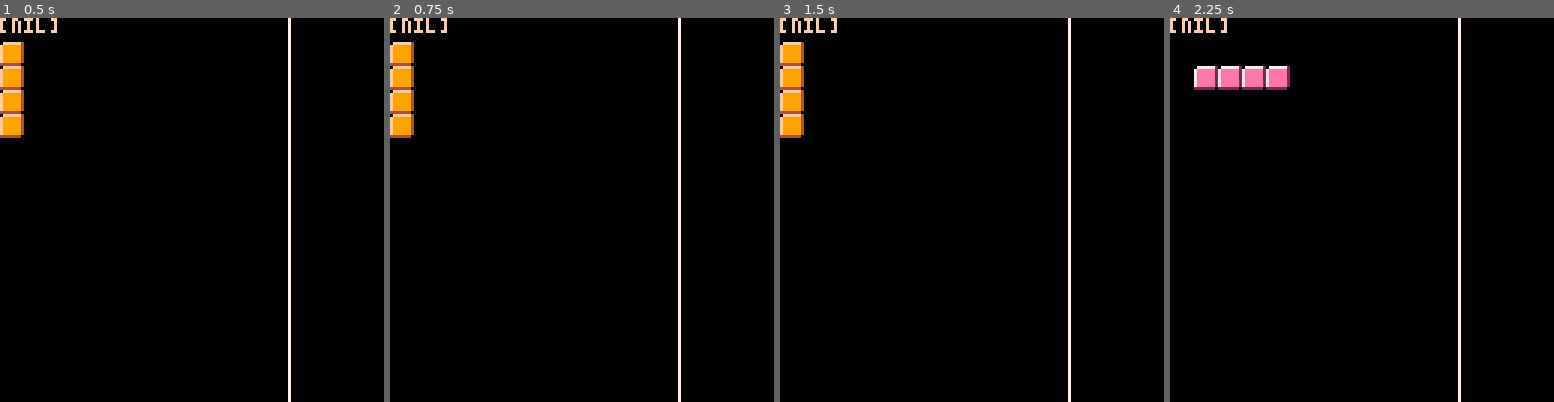
Above: before the commit, frames 1-4 (left to right).
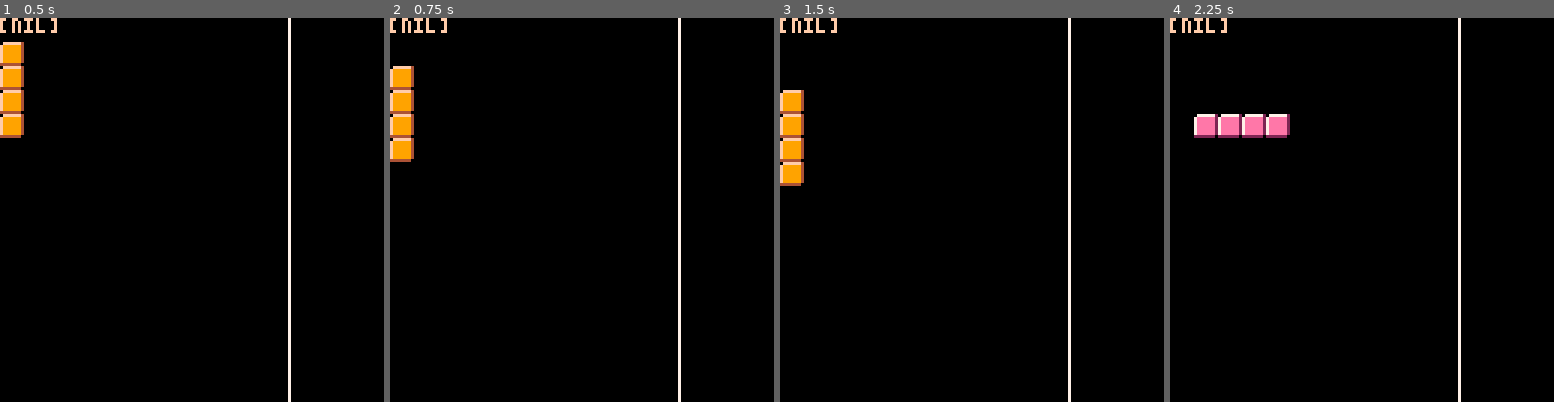
Above: after the commit, the same moments.

Repository: isacben/lines
Game: PICO-8 cartridge tetris.p8
Same seed, same stepped clock (60 frames per second), same inputs: the game is played once before the commit and once after it.
Inputs:
- Up to frame 1 (0.5 s): no input
- Up to frame 2 (0.75 s): no input
- Up to frame 3 (1.5 s): no input
- Up to frame 4 (2.25 s): hold Right 1.6-2.1 s; hold Up from 2.15 s (still down)

Frame 1 is identical in both runs. In frame 2, 0.8% of the frame differs, in the area x 0-7%, y 6-38%; in frame 3, 1.5%; in frame 4, 3.0%, in the area x 6-32%, y 12-32%.

Commit message:
Fixed collision detection

Diff:
--- a/tetris.p8
+++ b/tetris.p8
@@ -3,7 +3,7 @@
 __lua__
 function _init()
 	t=0
-	spd=60
+	spd=20
 	vel=8
 	piece_x=0 --center of 96
 	piece_y=0
@@ -84,10 +84,11 @@
 	local cx=current_pce.x
 	local cw=current_pce.w
 
+	--move left
 	if btnp(0) then
-		if cx<=0 then
-			move=0
-		end
+		--if cx<=0 then
+		--	move=0
+		--end
 
 		for cs in all(pce_squares) do
 			for s in all(squares) do
@@ -97,6 +98,10 @@
 					end
 				end
 			end
+
+			if cs.x<=0 then
+				move=0
+			end
 		end
 
 		current_pce.x-=move
@@ -105,10 +110,11 @@
 		end
 	end
 
+	--move rigth
 	if btnp(1) then
-		if cx+cw>=96 then
-			move=0
-		end
+		--if cx+cw>=96 then
+		--	move=0
+		--end
 
 		for cs in all(pce_squares) do
 			for s in all(squares) do
@@ -118,6 +124,10 @@
 					end
 				end
 			end
+
+			if cs.x+8>=96 then
+				move=0
+			end
 		end
 
 		current_pce.x+=move
@@ -138,20 +148,25 @@
 	local cy=current_pce.y
 	local ch=current_pce.h
 
-	if cy+ch>=120 then
-		stop_pce()
-		return true
-	else
-		for cp_sqr in all(pce_squares) do
-			for sqr in all(squares) do
-				if cp_sqr.y+8 == sqr.y and
-					cp_sqr.x == sqr.x then
-					stop_pce()
-					return true
-				end
-			end
-		end
-	end
+	--if cy+ch>=120 then
+	--	stop_pce()
+	--	return true
+	--else
+	for cp_sqr in all(pce_squares) do
+		for sqr in all(squares) do
+			if cp_sqr.y+8 == sqr.y and
+				cp_sqr.x == sqr.x then
+				stop_pce()
+				return true
+			end
+		end
+
+		if cp_sqr.y+8>=120 then
+			stop_pce()
+			return true
+		end
+	end
+	--end
 	--debug="on floor"
 end
 
